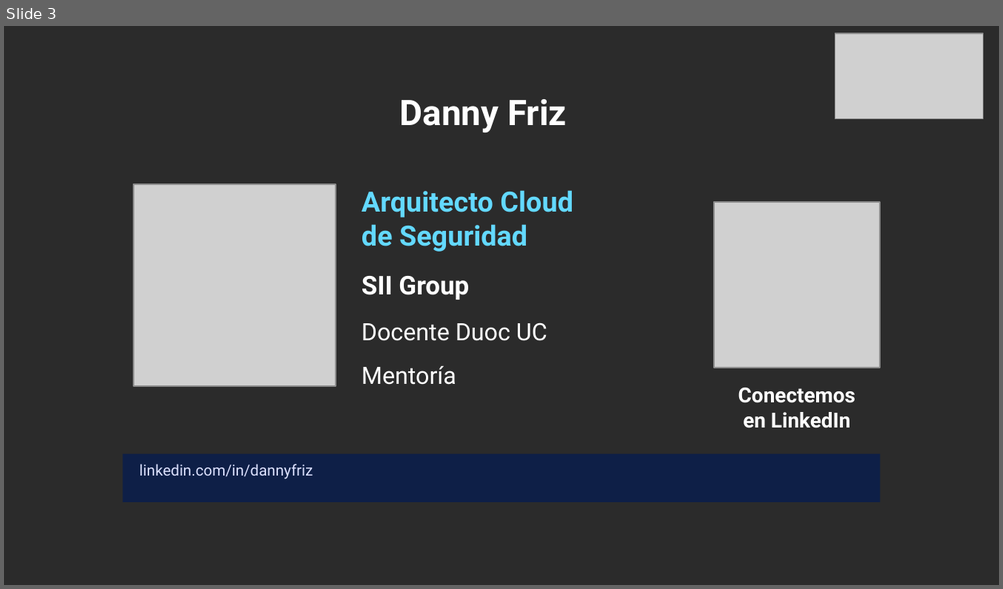
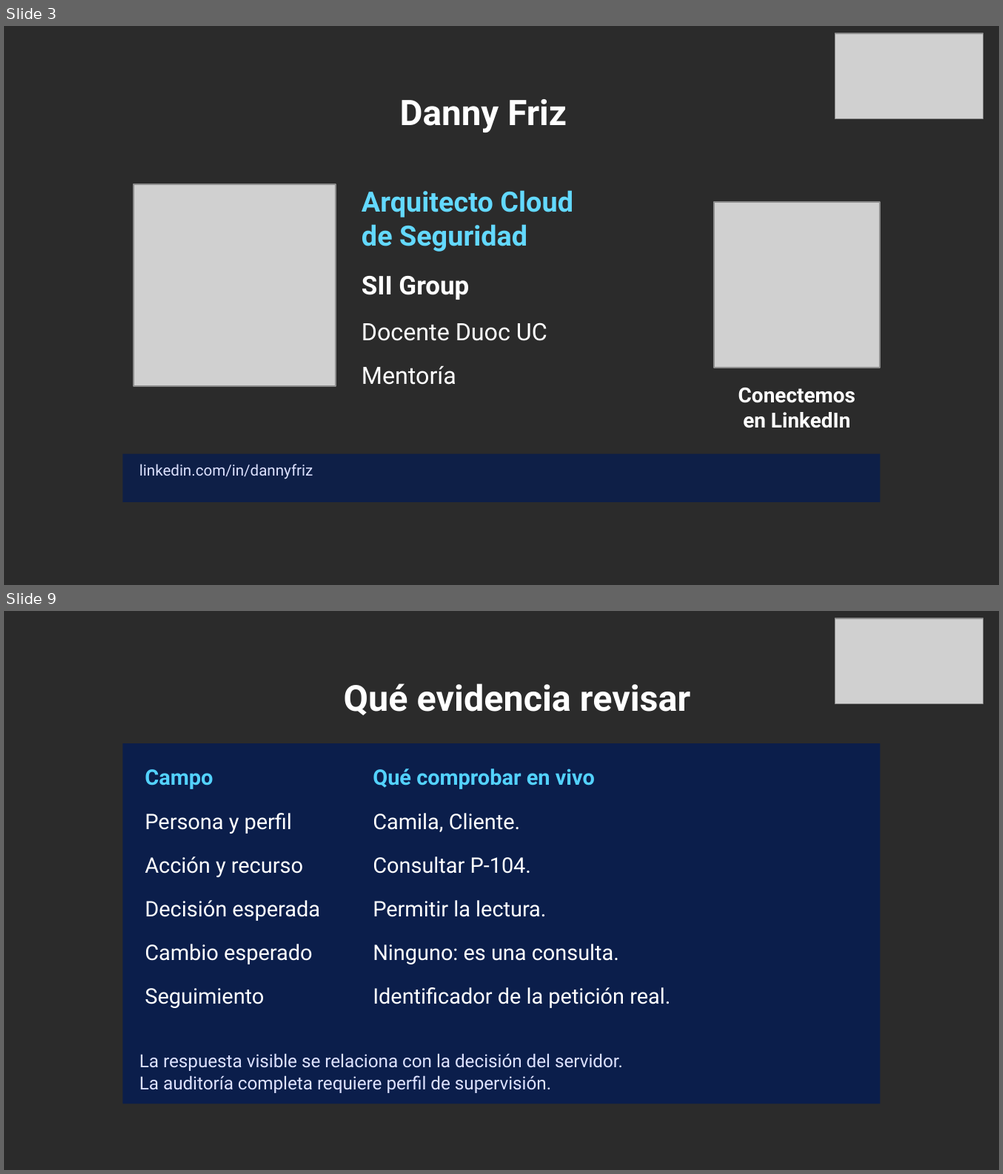
Before and after one commit to dannyfriz/aws-ecommerce-agent-demo, a slide deck: docs/presentaciones/Danny_Friz_SCD_2026_arquitectura_IA.pptx. Shown one above the other, each under a label of ours: slide 3 before the commit, slides 3 and 9 after it; the slides between them are not shown. The pictures are 1003x589 and 1003x1174 pixels, drawn with LibreOffice and Linux fonts; fonts in the diff are those of the drawing; grey boxes stand for pictures; background and template pictures are left out; a plain dark background stands for a picture behind light text. Boxes give left, top, right and bottom in pixels: in the first picture for what was removed or moved away, otherwise in the second. Text is boxed around its words. In the diff, an @@ line names an element or a change of style, - is before the commit and + after.

```diff
--- a/docs/presentaciones/Danny_Friz_SCD_2026_arquitectura_IA.pptx
+++ b/docs/presentaciones/Danny_Friz_SCD_2026_arquitectura_IA.pptx
@@ slide 9 added at <box>4,611,999,1170</box>, background picture (left out) @@
@@ picture added at <box>834,618,982,703</box> @@
@@ text added at <box>344,684,690,715</box>, 26 pt, text #FFFFFF, bold @@
+Qué evidencia revisar
@@ rectangle added at <box>122,743,879,1103</box>, fill #0B1E4B @@
@@ table added at <box>139,763,865,1025</box>, 6 rows, 2 columns @@
+Campo | Qué comprobar en vivo
+Persona y perfil | Camila, Cliente.
+Acción y recurso | Consultar P-104.
+Decisión esperada | Permitir la lectura.
+Cambio esperado | Ninguno: es una consulta.
+Seguimiento | Identificador de la petición real.
@@ text added at <box>139,1054,623,1093</box>, 13 pt, text #DDE2FF @@
+La respuesta visible se relaciona con la decisión del servidor.
+La auditoría completa requiere perfil de supervisión.
```
Also in this commit, not shown: 16 slides changed, 10 other slides added, 11 slides removed, 6 other files.
